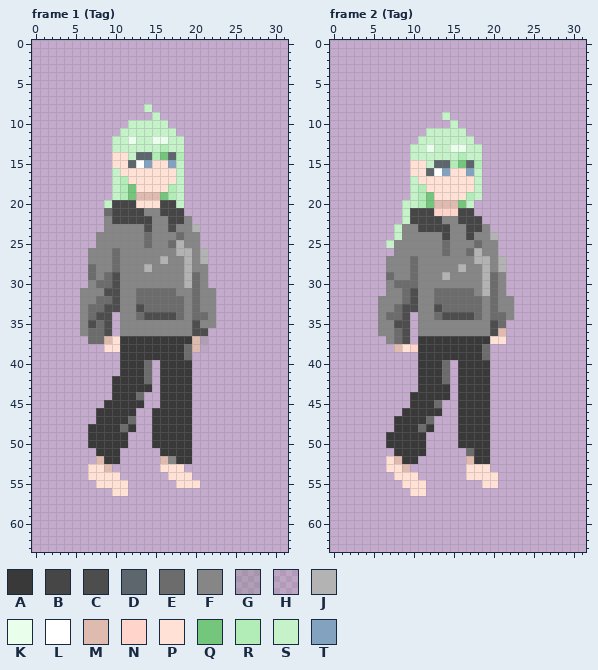
Pixel-art file, stored at timedevil/Assets/uiAin/mainCharactor_idle.aseprite. Above: the version before the commit.
32x64 pixels, 11 frames. Colours within 5 levels of each other are drawn and written as one. Shown: frame 1 (Tag), frame 2 (Tag). The commit also changed other frames, which this record leaves out.
Palette (. is transparent): A #393939  B #464646  C #4d4d4d  D #5d666c  E #6c6c6c  F #868686  G #86868655  H #8686861c  J #b3b3b3  K #e9ffeb  L #ffffff  M #dfbbaf  N #ffd4cb  P #ffe1d6  Q #75c67d  R #b2ecb7  S #c5f2c9  T #82a2bf
Pixels before, frame 1 (Tag), first column x 6:
 8 ........S........
 9 .........S.......
10 ......SSSSS......
11 .....SSSSSSS.....
12 ....SSKSSKKSS....
13 ....SSSSSSRSS....
14 ....PPSDDRQDR....
15 ....PPDLTPPTS....
16 ....SPPPPPPPS....
17 ....SRPPPPPPS....
18 ....SRQPPPPRS....
19 ....SRQMMMQRS....
20 ...SBBBPPPBBS....
21 ...EBBBBFFBBB....
22 ...FBBBBBFFBBF...
23 ...FFFFFCFFCFFJ..
24 ..FFFFFFEFFFEFF..
25 ..FFFFFFEFFEJFF..
26 .FFFEFFFFFFFJJFJ.
27 .FFFEFFFFFJFFJFJ.
28 .EFFEFFFJFFFFJFF.
29 .EFECFFFFFFFFJEF.
30 .FEECFFFFFFFFJEF.
31 FFFCCFFEEEEEFFEFF
32 FFEECFFEEEEEEFEFF
33 FEECCFFCEEEEEFEFF
34 FECC.FFECCCCEFEEF
35 FCEC.FFFFFFFFFCFF
36 FEEC.FFFFFFFFFCC.
37 .EEMPAAAAAAAAAMG.
38 ...PPAAAAAAAAEMH.
39 .....AAAAAAAAE...
40 .....AAAE.AAAA...
41 .....AAAE.AAAA...
42 ....AAAAE.AAAA...
43 ....AAAAA.AAAA...
44 ....AAAE..AAAA...
45 ...AAAAA..AAAA...
46 ..AAAAA..AAAAA...
47 ..AAAAE..AAAAA...
48 .AAAAEA..AAAAA...
49 .AAAAA...AAAAA...
50 .AAAAA...AAAAA...
51 ..AAA.....AAAA...
52 ..MAA.....MFAA...
53 .PPM......PPP....
54 .PPPP......PPP...
55 ..PPPP......PPP..
56 ....PP...........
Pixels before, frame 2 (Tag), first column x 6:
 9 ........S........
10 .........S.......
11 ......SSSSS......
12 .....SSSSSSS.....
13 ....SSKSSKKSS....
14 ....SSSSSSRSS....
15 ....PPSDDRQDR....
16 ....PPDLTPPTS....
17 ....SPPPPPPPS....
18 ....SRPPPPPPS....
19 ....SRQPPPPRS....
20 ...SSRQMMMQS.....
21 ...SBBBNNNBB.....
22 ...SBBBBFFBBB....
23 ..SFFBBBBFFBBF...
24 ..SFFFFFBFFBFFJ..
25 .SFFFFFFEFFFEFF..
26 ..FFFFFFEFFEJFF..
27 .FFFEFFFFFFFJJFJ.
28 .FFFEFFFFFJFFJFJ.
29 .EFFEFFFJFFFFJEF.
30 .FEEEFFFFFFFFJEF.
31 .FFECFFEEEEEFJEF.
32 FFFECFFEEEEEEFEFF
33 FFECCFFCEEEEEFEFF
34 FEEC.FFECCCCEFEEF
35 FFCC.FFFFFFFFFCE.
36 FFEC.FFFFFFFFFCM.
37 .FEC.AAAAAAAAAPP.
38 ..MPNAAAAAAAAE...
39 .....AAAAAAAAE...
40 .....AAAE.AAAA...
41 .....AAAE.AAAA...
42 .....AAAE.AAAA...
43 .....AAAA.AAAA...
44 ....AAAAA.AAAA...
45 ....AAAE..AAAA...
46 ...AAAAA..AAAA...
47 ..AAAAE...AAAA...
48 ..AAAEA...AAAA...
49 .AAAAA....AAAA...
50 .AAAAA....AAAA...
51 ..AAAA.....EAA...
52 .PMAA......MAA...
53 .PPM.......PPP...
54 ..PPP......PPPP..
55 ...PPP.......PP..
56 ....PP...........
And afterwards:
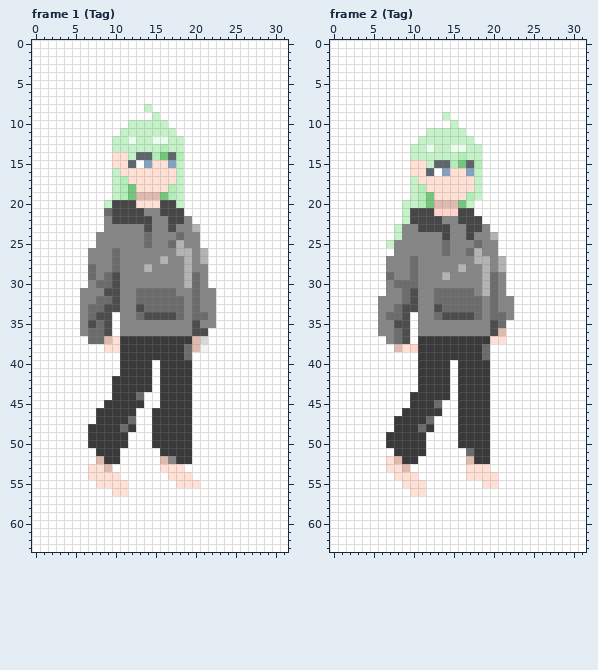
Message: new/Charactorbattleanim fd bd anim 제작
Edits made:
layer "Background" added
colour G: #86868655 -> #d7d7d7
colour H: #8686861c -> #f2f2f2
Changed rows in their new state; - is a pixel that keeps its letter.
Frame 1 (Tag), layers "Layer 4", "Background":
first column x 0:
 0 LLLLLLLLLLLLLLLLLLLLLLLLLLLLLLLL
 1 LLLLLLLLLLLLLLLLLLLLLLLLLLLLLLLL
 2 LLLLLLLLLLLLLLLLLLLLLLLLLLLLLLLL
 3 LLLLLLLLLLLLLLLLLLLLLLLLLLLLLLLL
 4 LLLLLLLLLLLLLLLLLLLLLLLLLLLLLLLL
 5 LLLLLLLLLLLLLLLLLLLLLLLLLLLLLLLL
 6 LLLLLLLLLLLLLLLLLLLLLLLLLLLLLLLL
 7 LLLLLLLLLLLLLLLLLLLLLLLLLLLLLLLL
 8 LLLLLLLLLLLLLL-LLLLLLLLLLLLLLLLL
 9 LLLLLLLLLLLLLLL-LLLLLLLLLLLLLLLL
10 LLLLLLLLLLLL-----LLLLLLLLLLLLLLL
11 LLLLLLLLLLL-------LLLLLLLLLLLLLL
12 LLLLLLLLLL---------LLLLLLLLLLLLL
13 LLLLLLLLLL---------LLLLLLLLLLLLL
14 LLLLLLLLLL---------LLLLLLLLLLLLL
15 LLLLLLLLLL---------LLLLLLLLLLLLL
16 LLLLLLLLLL---------LLLLLLLLLLLLL
17 LLLLLLLLLL---------LLLLLLLLLLLLL
18 LLLLLLLLLL---------LLLLLLLLLLLLL
19 LLLLLLLLLL---------LLLLLLLLLLLLL
20 LLLLLLLLL----------LLLLLLLLLLLLL
21 LLLLLLLLL----------LLLLLLLLLLLLL
22 LLLLLLLLL-----------LLLLLLLLLLLL
23 LLLLLLLLL------------LLLLLLLLLLL
24 LLLLLLLL-------------LLLLLLLLLLL
25 LLLLLLLL-------------LLLLLLLLLLL
26 LLLLLLL---------------LLLLLLLLLL
27 LLLLLLL---------------LLLLLLLLLL
28 LLLLLLL---------------LLLLLLLLLL
29 LLLLLLL---------------LLLLLLLLLL
30 LLLLLLL---------------LLLLLLLLLL
31 LLLLLL-----------------LLLLLLLLL
32 LLLLLL-----------------LLLLLLLLL
33 LLLLLL-----------------LLLLLLLLL
34 LLLLLL----L------------LLLLLLLLL
35 LLLLLL----L------------LLLLLLLLL
36 LLLLLL----L-----------LLLLLLLLLL
37 LLLLLLL---------------LLLLLLLLLL
38 LLLLLLLLL-------------LLLLLLLLLL
39 LLLLLLLLLLL---------LLLLLLLLLLLL
40 LLLLLLLLLLL---AL----LLLLLLLLLLLL
41 LLLLLLLLLLL---AL----LLLLLLLLLLLL
42 LLLLLLLLLL----AL----LLLLLLLLLLLL
43 LLLLLLLLLL-----L----LLLLLLLLLLLL
44 LLLLLLLLLL----LL----LLLLLLLLLLLL
45 LLLLLLLLL-----LL----LLLLLLLLLLLL
46 LLLLLLLL-----LL-----LLLLLLLLLLLL
47 LLLLLLLL-----LL-----LLLLLLLLLLLL
48 LLLLLLL------LL-----LLLLLLLLLLLL
49 LLLLLLL-----LLL-----LLLLLLLLLLLL
50 LLLLLLL-----LLL-----LLLLLLLLLLLL
51 LLLLLLLL---LLLLL----LLLLLLLLLLLL
52 LLLLLLLL---LLLLL----LLLLLLLLLLLL
53 LLLLLLL---LLLLLL---LLLLLLLLLLLLL
54 LLLLLLL----LLLLLL---LLLLLLLLLLLL
55 LLLLLLLL----LLLLLL---LLLLLLLLLLL
56 LLLLLLLLLL--LLLLLLLLLLLLLLLLLLLL
57 LLLLLLLLLLLLLLLLLLLLLLLLLLLLLLLL
58 LLLLLLLLLLLLLLLLLLLLLLLLLLLLLLLL
59 LLLLLLLLLLLLLLLLLLLLLLLLLLLLLLLL
60 LLLLLLLLLLLLLLLLLLLLLLLLLLLLLLLL
61 LLLLLLLLLLLLLLLLLLLLLLLLLLLLLLLL
62 LLLLLLLLLLLLLLLLLLLLLLLLLLLLLLLL
63 LLLLLLLLLLLLLLLLLLLLLLLLLLLLLLLL
Frame 2 (Tag), layers "Layer 4", "Background":
first column x 0:
 0 LLLLLLLLLLLLLLLLLLLLLLLLLLLLLLLL
 1 LLLLLLLLLLLLLLLLLLLLLLLLLLLLLLLL
 2 LLLLLLLLLLLLLLLLLLLLLLLLLLLLLLLL
 3 LLLLLLLLLLLLLLLLLLLLLLLLLLLLLLLL
 4 LLLLLLLLLLLLLLLLLLLLLLLLLLLLLLLL
 5 LLLLLLLLLLLLLLLLLLLLLLLLLLLLLLLL
 6 LLLLLLLLLLLLLLLLLLLLLLLLLLLLLLLL
 7 LLLLLLLLLLLLLLLLLLLLLLLLLLLLLLLL
 8 LLLLLLLLLLLLLLLLLLLLLLLLLLLLLLLL
 9 LLLLLLLLLLLLLL-LLLLLLLLLLLLLLLLL
10 LLLLLLLLLLLLLLL-LLLLLLLLLLLLLLLL
11 LLLLLLLLLLLL-----LLLLLLLLLLLLLLL
12 LLLLLLLLLLL-------LLLLLLLLLLLLLL
13 LLLLLLLLLL---------LLLLLLLLLLLLL
14 LLLLLLLLLL---------LLLLLLLLLLLLL
15 LLLLLLLLLL---------LLLLLLLLLLLLL
16 LLLLLLLLLL---------LLLLLLLLLLLLL
17 LLLLLLLLLL---------LLLLLLLLLLLLL
18 LLLLLLLLLL---------LLLLLLLLLLLLL
19 LLLLLLLLLL---------LLLLLLLLLLLLL
20 LLLLLLLLL---------LLLLLLLLLLLLLL
21 LLLLLLLLL---------LLLLLLLLLLLLLL
22 LLLLLLLLL----------LLLLLLLLLLLLL
23 LLLLLLLL------------LLLLLLLLLLLL
24 LLLLLLLL-------------LLLLLLLLLLL
25 LLLLLLL--------------LLLLLLLLLLL
26 LLLLLLLL-------------LLLLLLLLLLL
27 LLLLLLL---------------LLLLLLLLLL
28 LLLLLLL---------------LLLLLLLLLL
29 LLLLLLL---------------LLLLLLLLLL
30 LLLLLLL---------------LLLLLLLLLL
31 LLLLLLL---------------LLLLLLLLLL
32 LLLLLL-----------------LLLLLLLLL
33 LLLLLL-----------------LLLLLLLLL
34 LLLLLL----L------------LLLLLLLLL
35 LLLLLL----L-----------LLLLLLLLLL
36 LLLLLL----L-----------LLLLLLLLLL
37 LLLLLLL---L-----------LLLLLLLLLL
38 LLLLLLLL------------LLLLLLLLLLLL
39 LLLLLLLLLLL---------LLLLLLLLLLLL
40 LLLLLLLLLLL---AL----LLLLLLLLLLLL
41 LLLLLLLLLLL---AL----LLLLLLLLLLLL
42 LLLLLLLLLLL---AL----LLLLLLLLLLLL
43 LLLLLLLLLLL----L----LLLLLLLLLLLL
44 LLLLLLLLLL-----L----LLLLLLLLLLLL
45 LLLLLLLLLL----LL----LLLLLLLLLLLL
46 LLLLLLLLL-----LL----LLLLLLLLLLLL
47 LLLLLLLL-----LLL----LLLLLLLLLLLL
48 LLLLLLLL-----LLL----LLLLLLLLLLLL
49 LLLLLLL-----LLLL----LLLLLLLLLLLL
50 LLLLLLL-----LLLL----LLLLLLLLLLLL
51 LLLLLLLL----LLLLL---LLLLLLLLLLLL
52 LLLLLLL----LLLLLL---LLLLLLLLLLLL
53 LLLLLLL---LLLLLLL---LLLLLLLLLLLL
54 LLLLLLLL---LLLLLL----LLLLLLLLLLL
55 LLLLLLLLL---LLLLLLL--LLLLLLLLLLL
56 LLLLLLLLLL--LLLLLLLLLLLLLLLLLLLL
57 LLLLLLLLLLLLLLLLLLLLLLLLLLLLLLLL
58 LLLLLLLLLLLLLLLLLLLLLLLLLLLLLLLL
59 LLLLLLLLLLLLLLLLLLLLLLLLLLLLLLLL
60 LLLLLLLLLLLLLLLLLLLLLLLLLLLLLLLL
61 LLLLLLLLLLLLLLLLLLLLLLLLLLLLLLLL
62 LLLLLLLLLLLLLLLLLLLLLLLLLLLLLLLL
63 LLLLLLLLLLLLLLLLLLLLLLLLLLLLLLLL
Where, in picture pixels (left, top, right, bottom), the same in both pictures:
changed: (32, 40, 288, 552)
changed: (330, 40, 586, 552)
